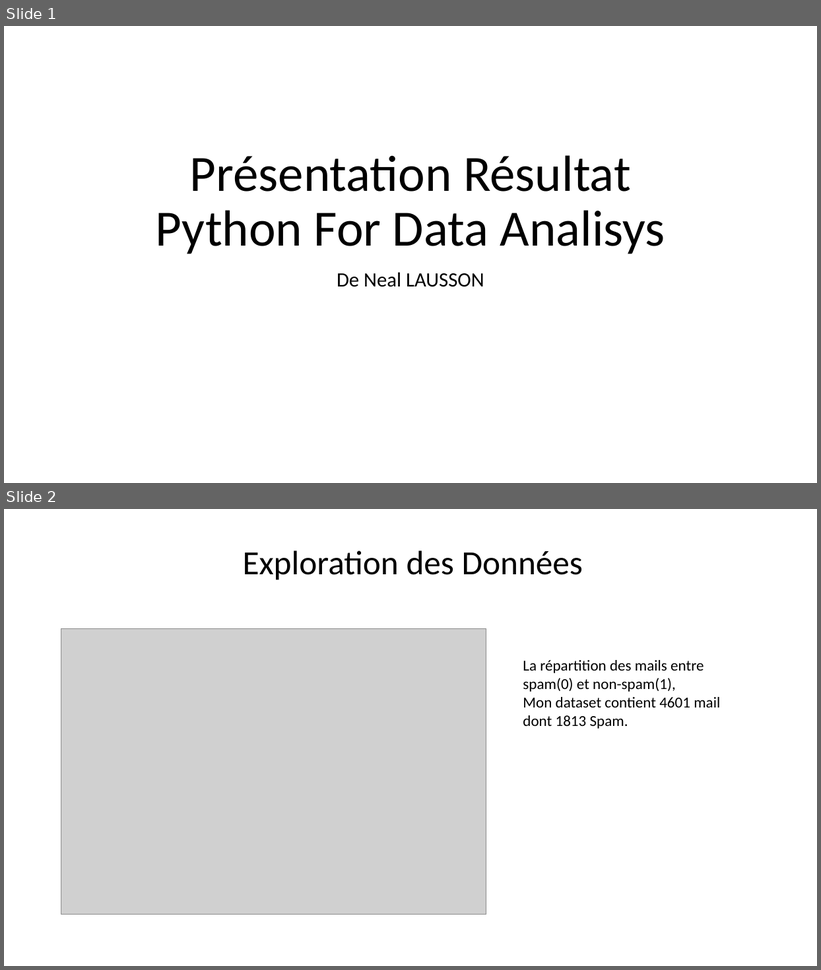
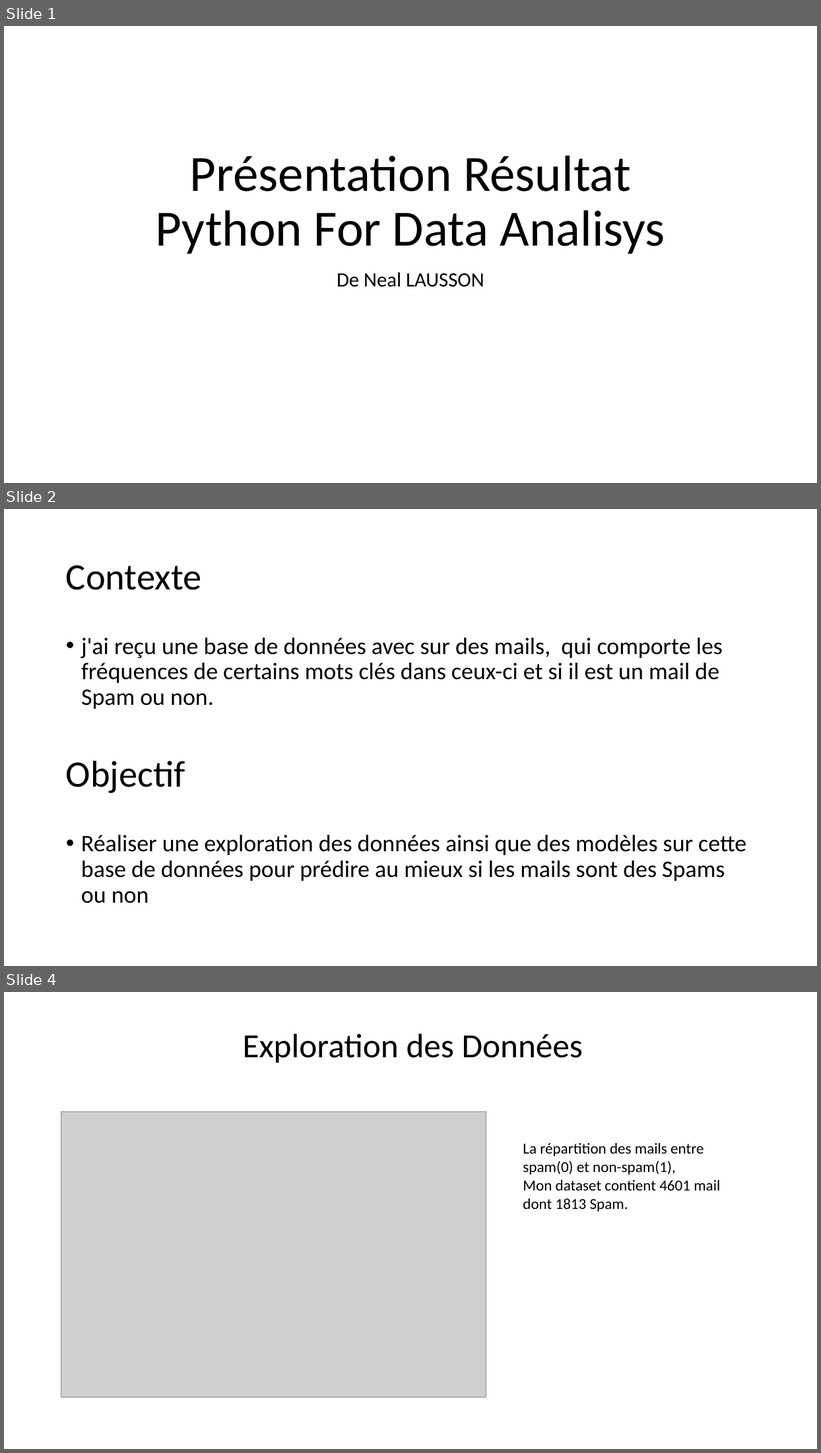
Before and after one commit to neallausson/Python4DataAnalysis, a slide deck: Présentation_Résultat.pptx. Shown one above the other, each under a label of ours: slides 1 and 2 before the commit, slides 1, 2 and 4 after it; the slides between them are not shown. The pictures are 821x970 and 821x1453 pixels, drawn with LibreOffice and Linux fonts; fonts in the diff are those of the drawing; grey boxes stand for pictures. Boxes give left, top, right and bottom in pixels: in the first picture for what was removed or moved away, otherwise in the second. Text is boxed around its words. In the diff, an @@ line names an element or a change of style, - is before the commit and + after.

```diff
--- a/Présentation_Résultat.pptx
+++ b/Présentation_Résultat.pptx
@@ slide 2 added at (4,509,817,966), background #FFFFFF @@
@@ title added at (66,565,202,590), 44 pt, text #000000 @@
+Contexte
@@ text added at (81,638,723,709), 28 pt, text #000000 @@
+• j'ai reçu une base de données avec sur des mails, qui comporte les fréquences de certains mots clés dans ceux-ci et si il est un mail de Spam ou non.
@@ text added at (66,760,186,793), 44 pt, text #000000 @@
+Objectif
@@ text added at (81,835,746,904), 28 pt, text #000000 @@
+• Réaliser une exploration des données ainsi que des modèles sur cette base de données pour prédire au mieux si les mails sont des Spams ou non
@@ what was slide 2 is now slide 4 @@
```
Also in this commit, not shown: 1 other slide added, 1 other file.
